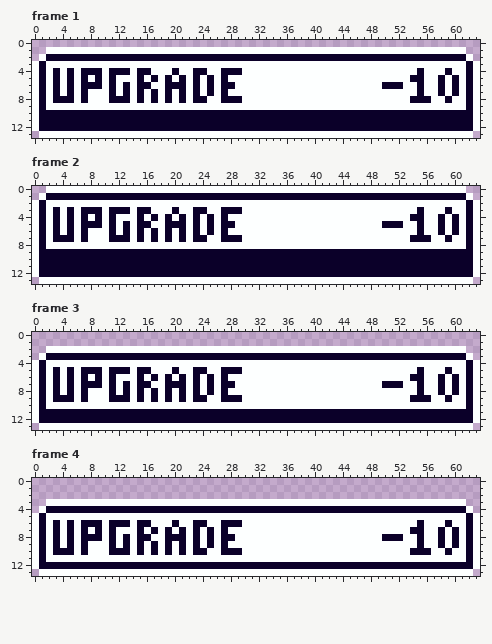
Pixel-art file, stored at assets/ui/buttons/upgrade_barracks/button-upgrade-medium.aseprite. The first picture shows the starting point.
64x14 pixels, 5 frames. Shown: frame 1, frame 2, frame 3, frame 4. The commit also changed other frames, which this record leaves out.
The result:
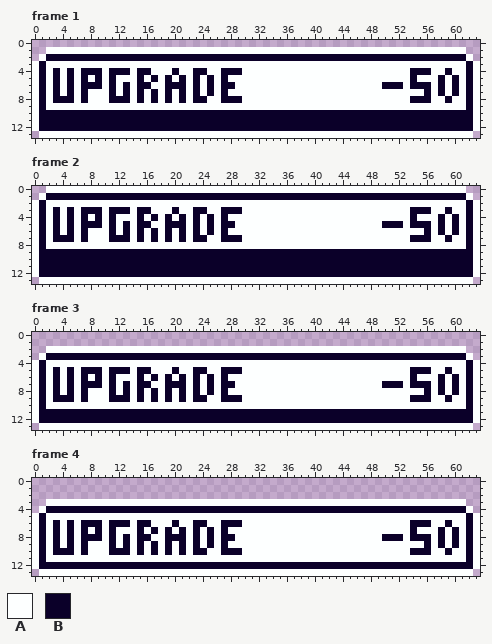
Palette (. is transparent): A #fdffff  B #0b0029
From old to new:
--- frame 1, layer "Layer 2"
@@ x 52..58 @@
  3 AAAAAAA
- 4 AAABAAA
- 5 AABBAAB
- 6 BAABAAB
- 7 AAABAAB
+ 4 AABBBAA
+ 5 AABAAAB
+ 6 BABBBAB
+ 7 AAAABAB
  8 AABBBAA
--- frame 2, layer "Layer 2"
@@ x 52..58 @@
  2 AAAAAAA
- 3 AAABAAA
- 4 AABBAAB
- 5 BAABAAB
- 6 AAABAAB
+ 3 AABBBAA
+ 4 AABAAAB
+ 5 BABBBAB
+ 6 AAAABAB
  7 AABBBAA
--- frame 3, layer "Layer 2"
@@ x 52..58 @@
  4 AAAAAAA
- 5 AAABAAA
- 6 AABBAAB
- 7 BAABAAB
- 8 AAABAAB
+ 5 AABBBAA
+ 6 AABAAAB
+ 7 BABBBAB
+ 8 AAAABAB
  9 AABBBAA
--- frame 4, layer "Layer 2"
@@ x 52..58 @@
  5 AAAAAAA
- 6 AAABAAA
- 7 AABBAAB
- 8 BAABAAB
- 9 AAABAAB
+ 6 AABBBAA
+ 7 AABAAAB
+ 8 BABBBAB
+ 9 AAAABAB
 10 AABBBAA
